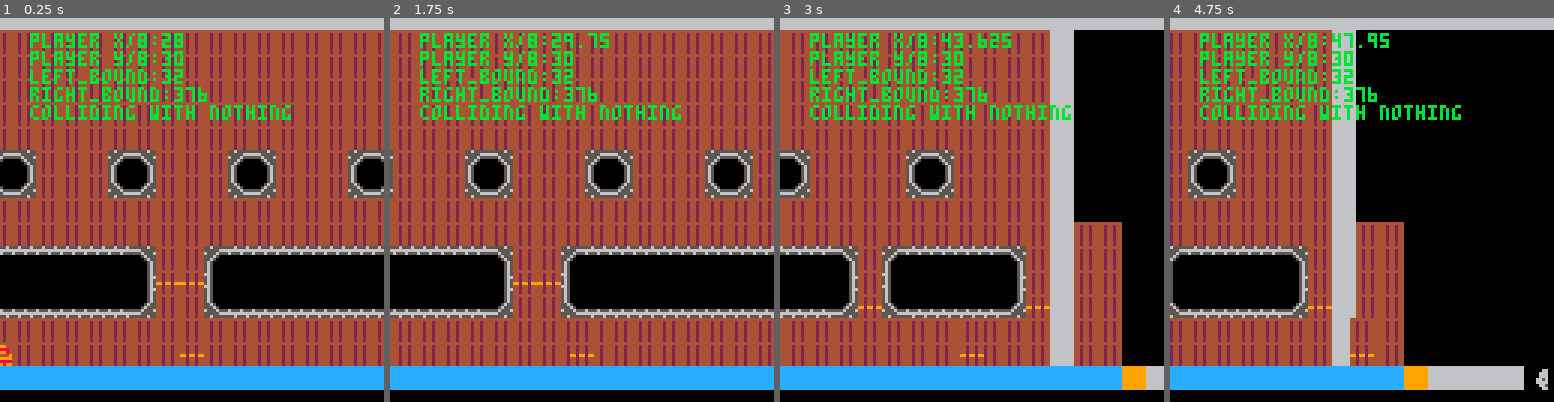
Above: before the commit, frames 1-4 (left to right).
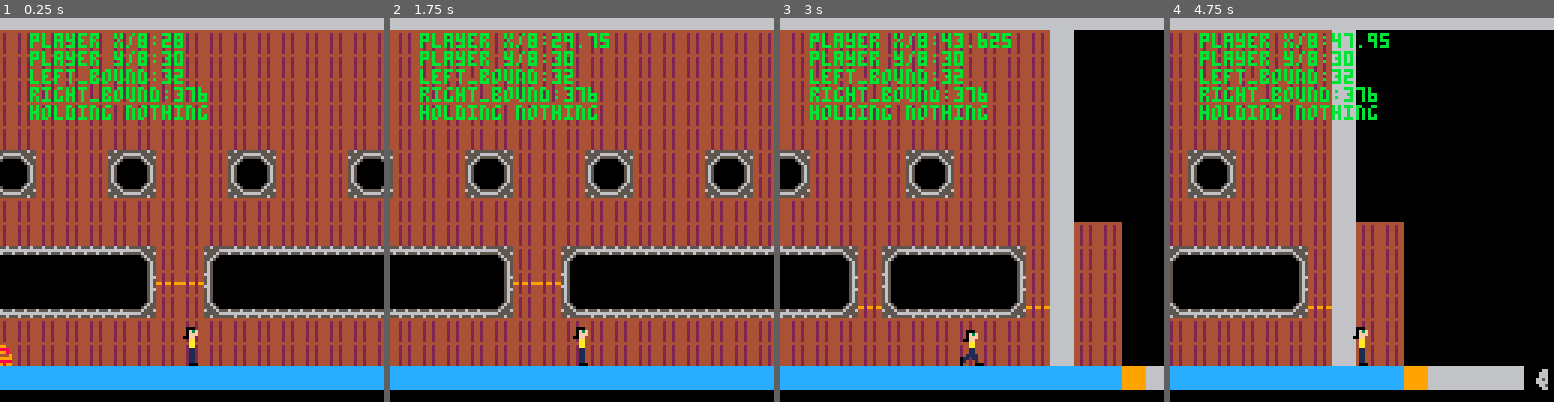
Above: after the commit, the same moments.

Repository: DiegoArmando/gbgj-08-22
Game: PICO-8 cartridge gbgj_8_22.p8
Same seed, same stepped clock (60 frames per second), same inputs: the game is played once before the commit and once after it.
Inputs:
- Up to frame 1 (0.25 s): no input
- Up to frame 2 (1.75 s): tap X (X key) at 0.33, 1.07 s; tap O (Z key) at 0.7, 1.7 s; hold Right from 1.6 s (still down)
- Up to frame 3 (3 s): tap X (X key) at 1.85, 2.97 s; release Right at 2.1 s; tap O (Z key) at 2.1, 2.5, 2.9 s; hold Up 2.15-2.42 s; hold Right from 2.47 s (still down)
- Up to frame 4 (4.75 s): release Right at 3.03 s; hold Left 3.08-3.58 s; tap O (Z key) every 0.4 s from 3.3 to 4.5 s; hold Down 3.63-3.97 s; hold Right 4.02-4.68 s; tap X (X key) at 4.08 s; hold Up from 4.73 s (still down)

The runs differ from the first frame. In frame 1, 1.1% of the frame differs, in the area x 7-76%, y 22-91%; in frame 2, 1.3%; in frame 3, 1.4%; in frame 4, 1.5%.

Commit message:
A little guy runnin around

Diff:
--- a/gbgj_8_22.p8
+++ b/gbgj_8_22.p8
@@ -9,6 +9,11 @@
 player.speed_x = 0
 player.y = 240
 player.interactable = "nothing"
+player.holding = "nothing"
+player.torso = 3
+player.legs = 19
+player.bobble = 2
+player.flip = false
 
 walk_counter = 0
 
@@ -44,7 +49,15 @@
 -- Interactables are single tiles that do something when you touch them:
 interactables = {}
 interactables["hingus"] = {4, 14}
-interactables["bingus"] = {36, 14}
+interactables["bingus"] = {20, 30}
+
+skeletons = {}
+skeleton = {
+    x = 0,
+    y = 0,
+    target_x = 0,
+    target_y = 0
+}
 
 input_x = 0
 input_interact = false
@@ -148,6 +161,10 @@
     player.x += player.speed_x
 
     player.interactable = check_interactable()
+    if input_interact then player.holding = player.interactable end
+
+
+    animate_player()
 
     -- Check for room triggers
     for trigger in all(rooms[room_id]) do
@@ -163,6 +180,25 @@
 
 end
 
+--player sprites are 3/4 (torso) and 19/20 (legs)
+function animate_player()
+    if player.holding == "nothing" then
+        player.torso = 3
+    else
+        player.torso = 4
+    end
+    if walk_counter > 10 and player.legs == 19 then
+        player.legs = 20
+        player.bobble = 2
+    elseif walk_counter <= 10 then
+        player.legs = 19
+        player.bobble = 1
+    end
+    if player.speed_x < 0 then player.flip = true
+    elseif player.speed_x > 0 then player.flip = false
+    end
+end
+
 function _draw()
     cls()
     map(0, 0, 0, 0, 128, 64)
@@ -180,13 +216,11 @@
 	print("player y/8:"..player.y/8, cam_x+10, cam_y+11, 11)
 	print("left_bound:"..(rcb[room_id][1]), cam_x+10, cam_y+17, 11)
 	print("right_bound:"..(rcb[room_id][2]), cam_x+10, cam_y+23, 11)
-    print("colliding with "..player.interactable, cam_x+10, cam_y+29, 11)
-
-    -- Draw upper body, 35/35 if not holding, 36/35 if holding
-    -- Offset down by 1 pixel if leg animation is on frame 2
-    sspr(0,32,8,16,player.x,player.y)
-
-
+    print("holding "..player.holding, cam_x+10, cam_y+29, 11)
+    pal(4,0)
+    spr(player.torso,player.x,player.y+player.bobble,1,1,player.flip)
+    spr(player.legs,player.x,player.y+9,1,1,player.flip)
+    pal()
     if player.interactable != "nothing" then spr(32, player.x-8, player.y-8) end
 end
 
@@ -213,7 +247,8 @@
 00000000000000000000000000011000411011009444444444444444444444490000000000000000888888889999999900000000bbbbbbbb0000000000000000
 00000000000000000000000000011000410001009999999999999999999999990000000000000000888888889999999900000000bbbbbbbb0000000000000000
 00000000000000000000000000044400400004449888888888888888888888880000000000000000888888889999999900000000bbbbbbbb0000000000000000
-00677700000000000000000000000000000000009989989999899899998998990000000000000000888888889999999900000000bbbbbbbb0000000000000000
+00000000000000000000000000000000000000009989989999899899998998990000000000000000888888889999999900000000bbbbbbbb0000000000000000
+00677700000000000000000000000000000000000000000000000000000000000000000000000000000000000000000000000000000000000000000000000000
 06711770000000000000000000000000000000000000000000000000000000000000000000000000000000000000000000000000000000000000000000000000
 67711777000000000000000000000000000000000000000000000000000000000000000000000000000000000000000000000000000000000000000000000000
 77711777000000000000000000000000000000000000000000000000000000000000000000000000000000000000000000000000000000000000000000000000
@@ -221,7 +256,6 @@
 07711770000000000000000000000000000000000000000000000000000000000000000000000000000000000000000000000000000000000000000000000000
 00077700000000000000000000000000000000000000000000000000000000000000000000000000000000000000000000000000000000000000000000000000
 00000770000000000000000000000000000000000000000000000000000000000000000000000000000000000000000000000000000000000000000000000000
-00000000000000000000000000000000000000000000000000000000000000000000000000000000000000000000000000000000000000000000000000000000
 00000000000000000000000000000000000000000000000000000000000000000000000000000000000000000000000000000000000000000000000000000000
 00000000000000000000000000000000000000000000000000000000000000000000000000000000000000000000000000000000000000000000000000000000
 00000000000000000000000000000000000000000000000000000000000000000000000000000000000000000000000000000000000000000000000000000000
